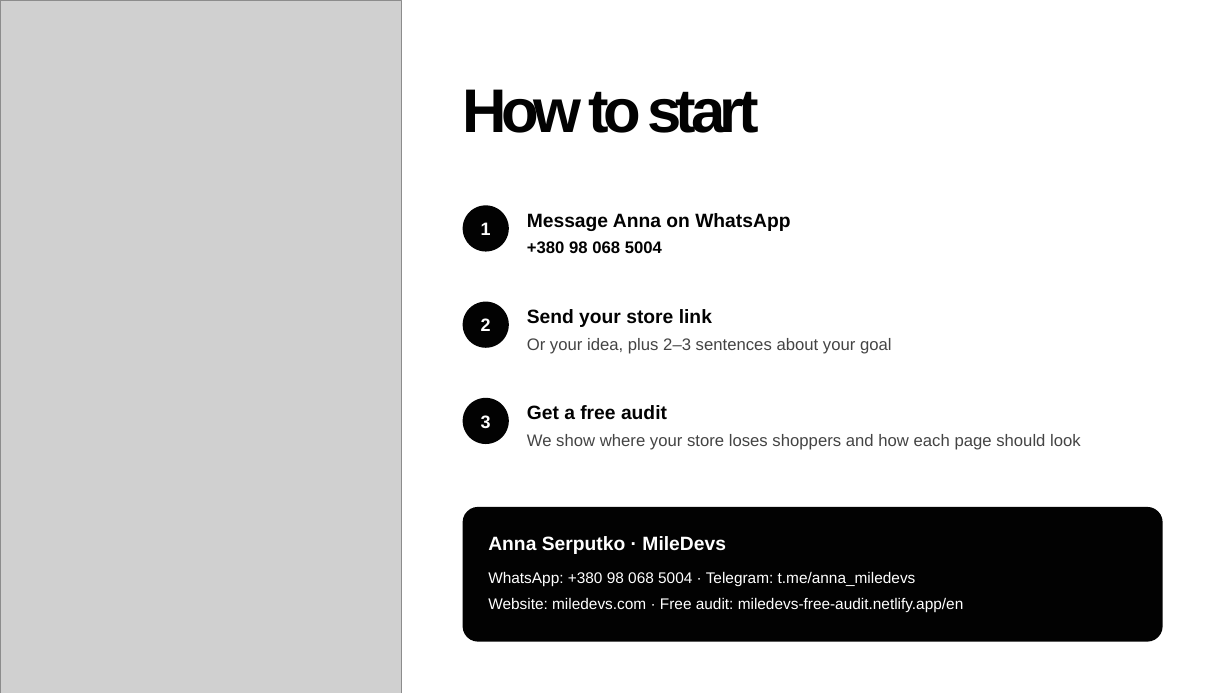
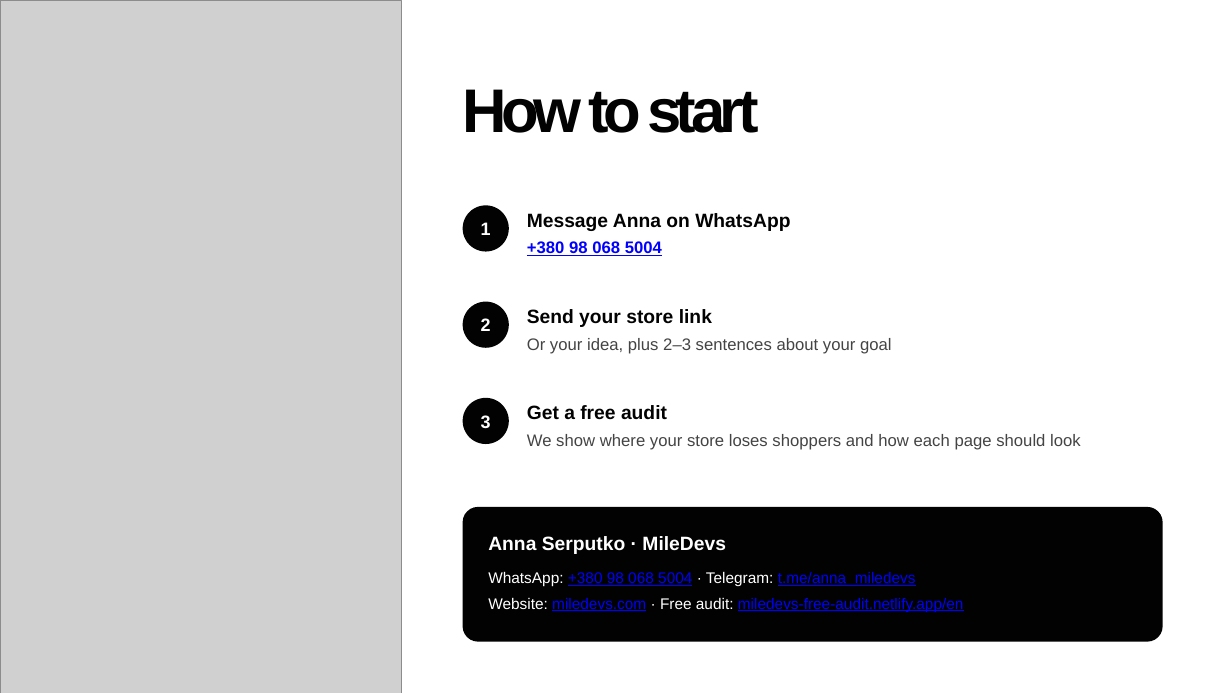
Before and after one commit to anyaserputko-dev/miledevs-ads-canva, a slide deck: slide 14 of partner/client-en.pptx. Drawn at 1232x693 pixels with LibreOffice and Linux fonts; fonts in the diff are those of the drawing; grey boxes stand for pictures. Boxes give left, top, right and bottom in pixels: in the first picture for what was removed or moved away, otherwise in the second. Text is boxed around its words. In the diff, an @@ line names an element or a change of style, - is before the commit and + after.

```diff
--- a/partner/client-en.pptx
+++ b/partner/client-en.pptx
@@ text "+380 98 068 5004" at (527,240,662,258): text colour #020202 to #0000FF, underline on @@
@@ text "WhatsApp: +380 98 068 5004 ..." at (488,571,916,586): text colour #FFFFFF to #0000FF, underline on in "+380 98 068 5004 t.me/anna_miledevs" @@
@@ text "Website: miledevs.com · Free audit: ..." at (488,597,964,612): text colour #FFFFFF to #0000FF, underline on in "miledevs.com miledevs-free-audit.netlify.app/en" @@
```
Also in this commit, not shown: 1 other slide changed.
